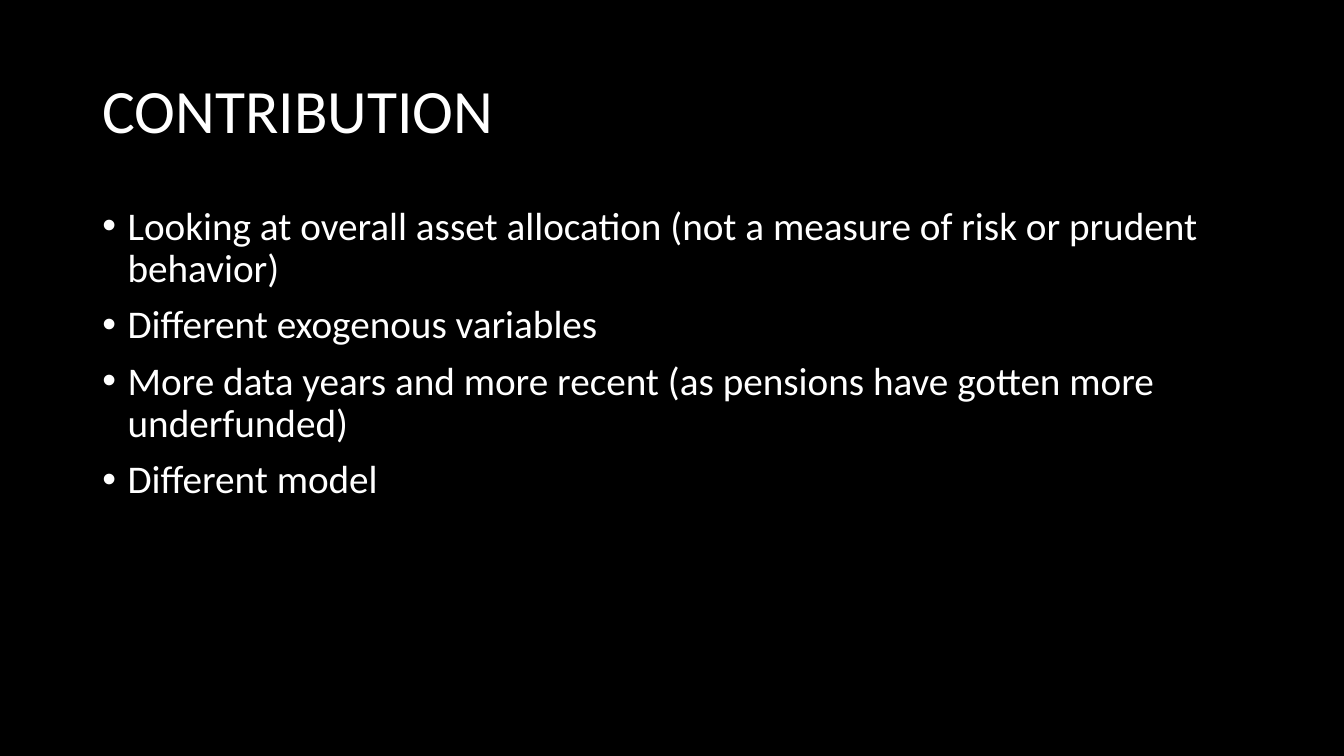
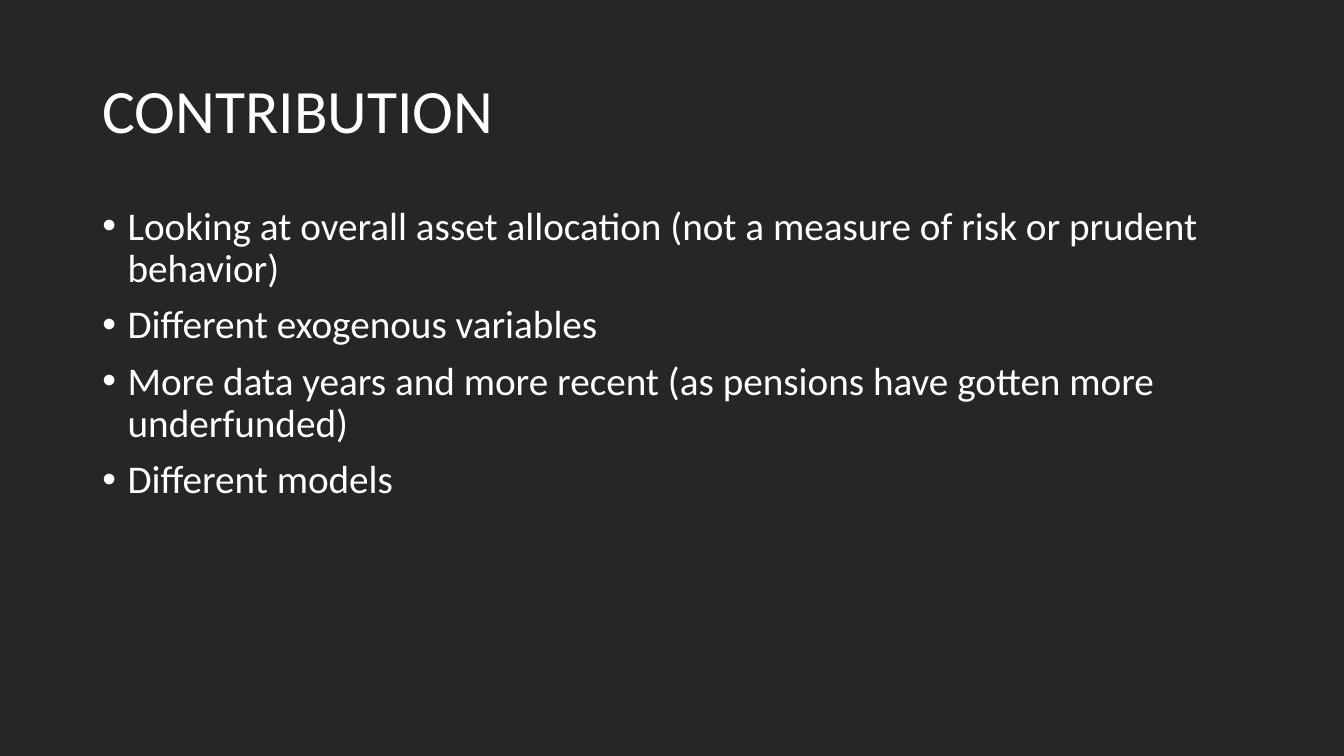
Before and after one commit to bethbailey/MACS30200proj, a slide deck: slide 10 of Proposal/Bailey_Proposal.pptx. Drawn at 1344x756 pixels with LibreOffice and Linux fonts; fonts in the diff are those of the drawing. Boxes give left, top, right and bottom in pixels: in the first picture for what was removed or moved away, otherwise in the second. Text is boxed around its words. In the diff, an @@ line names an element or a change of style, - is before the commit and + after.

```diff
--- a/Proposal/Bailey_Proposal.pptx
+++ b/Proposal/Bailey_Proposal.pptx
@@ background #000000 to #262626 @@
@@ text at [128, 465, 393, 494]: text changed @@
-• Different model
+• Different models
```
Also in this commit, not shown: 9 other slides changed, 1 other file.
